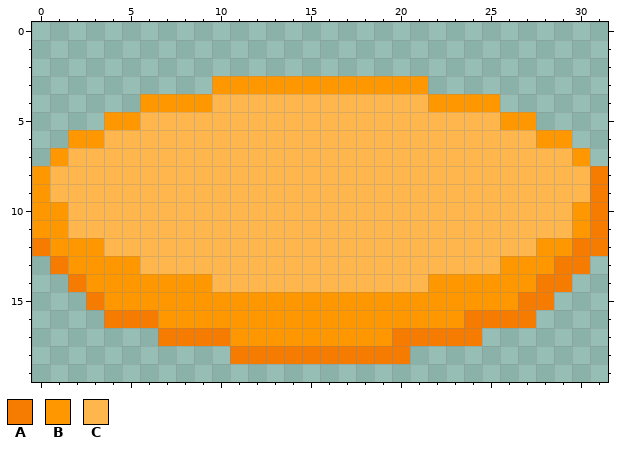
Two states of a pixel-art sprite, assets/burger-bottom.png. Above is the file before it was changed.
The file is 32x32 pixels. The old version is drawn lined up with the new one, on the new canvas.
Palette (. is transparent): A #f57c00  B #ff9800  C #ffb74d
Pixels before, first column x 0:
 3 ..........BBBBBBBBBBBB..........
 4 ......BBBBCCCCCCCCCCCCBBBB......
 5 ....BBCCCCCCCCCCCCCCCCCCCCBB....
 6 ..BBCCCCCCCCCCCCCCCCCCCCCCCCBB..
 7 .BCCCCCCCCCCCCCCCCCCCCCCCCCCCCB.
 8 BCCCCCCCCCCCCCCCCCCCCCCCCCCCCCCA
 9 BCCCCCCCCCCCCCCCCCCCCCCCCCCCCCCA
10 BBCCCCCCCCCCCCCCCCCCCCCCCCCCCCBA
11 BBCCCCCCCCCCCCCCCCCCCCCCCCCCCCBA
12 ABBBCCCCCCCCCCCCCCCCCCCCCCCCBBAA
13 .ABBBBCCCCCCCCCCCCCCCCCCCCBBBAA.
14 ..ABBBBBBBCCCCCCCCCCCCBBBBBBAA..
15 ...ABBBBBBBBBBBBBBBBBBBBBBBAA...
16 ....AAABBBBBBBBBBBBBBBBBAAAA....
17 .......AAAABBBBBBBBBAAAAA.......
18 ...........AAAAAAAAAA...........
After the commit:
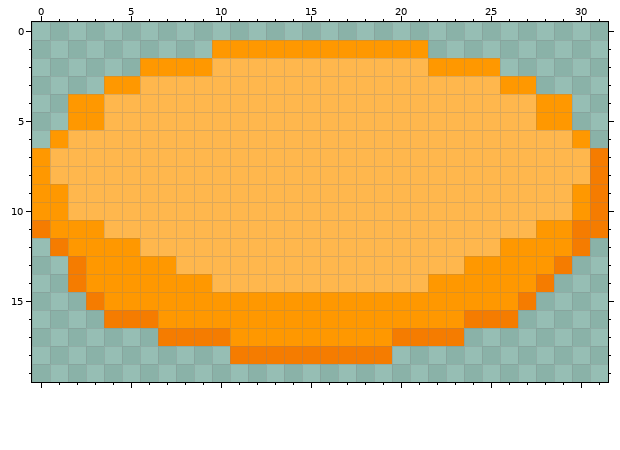
From old to new:
canvas 32x32 -> 32x20, the old top-left corner now at 0,-10 (the part of the old canvas that was cut away was empty and is not shown)
y 1: x 10..21 ............ -> BBBBBBBBBBBB
y 2: x 6..25 .................... -> BBBBCCCCCCCCCCCCBBBB
y 3: x 4..27 ......BBBBBBBBBBBB...... -> BBCCCCCCCCCCCCCCCCCCCCBB
y 4: x 2..9 ....BBBB -> BBCCCCCC; x 22..29 BBBB.... -> CCCCCCBB
y 5: x 2..5 ..BB -> BBCC; x 26..29 BB.. -> CCBB
y 6: x 1..3 .BB -> BCC; x 28..30 BB. -> CCB
y 7: x 0..1 .B -> BC; x 30..31 B. -> CA
y 9: x 1 C -> B; x 30 C -> B
y 11: x 0 B -> A; x 2..3 CC -> BB; x 28..30 CCB -> BBA
y 12: x 0..1 AB -> .A; x 4..5 CC -> BB; x 26..27 CC -> BB; x 31 A -> .
y 13: x 1..2 AB -> .A; x 6..7 CC -> BB; x 24..25 CC -> BB; x 30 A -> .
y 14: x 29 A -> .
y 15: x 28 A -> .
y 16: x 27 A -> .
y 17: x 24 A -> .
y 18: x 20 A -> .
